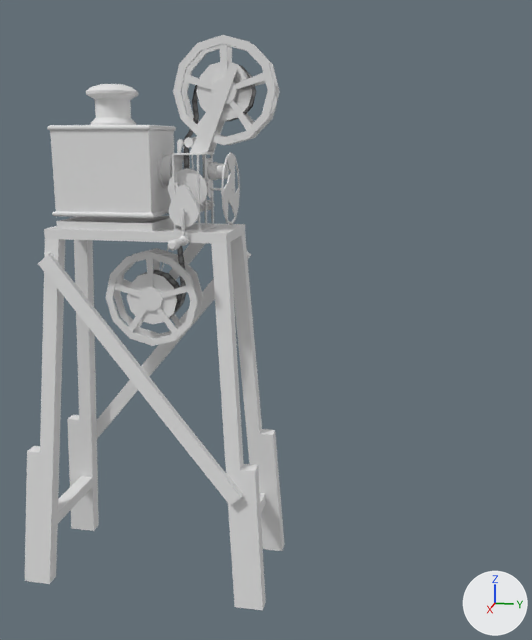
The FBX model Assets/StaticMeshes/Amalie/Projector/SM_Projector.fbx as it was, and as the next commit left it.
The view is the same before and after, from a camera (50 mm lens) standing at (1.44, 0.536, 0.944) and looking at (-0.013, 0.246, 0.581). The axes (+X, +Y, +Z) are drawn at lower right. The lights are the same throughout. Where no turn or scale is listed for an object, it has been applied to the vertices. Vertices at the same position are counted once.

Names of what the first picture shows: 'SM_Projector'.
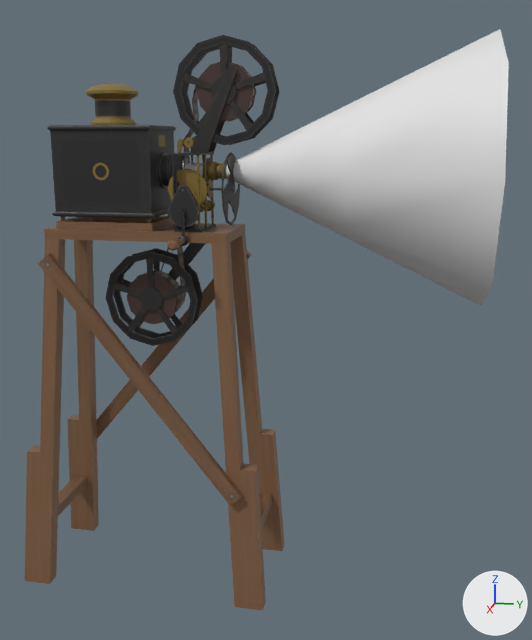
The change, as a list of edits to the scene's bpy script:
```text
Add img_tx_projector_c_png:
    img_tx_projector_c_png = load_image('TX_Projector_C.png', '../_Textures/TX_Projector_C.png', 2048, 2048, 'sRGB')
Change mat_metalmat:
    remove mat_metalmat.base_color = (0.8, 0.8, 0.8)  # white #e7e7e7
    add mat_metalmat.texture = img_tx_projector_c_png
Add mat_volumetriclight:
    mat_volumetriclight = principled_material('VolumetricLight')
    mat_volumetriclight.base_color = (0.8, 0.8, 0.8)  # white #e7e7e7
Change me_cube_009:
    used by ob_sm_projector; location = (0.0, 0.0, 0.0)
    remove me_cube_009.from_pydata(...)  # 2276 vertices, 2046 faces; spans x -0.13..0.161, y -0.268..0.271, z 0.0..1.132
    add me_cube_009.from_pydata(...)  # 2210 vertices, 1871 faces; spans x -0.25..0.25, y -0.268..0.669, z 0.0..1.133
    me_cube_009 part 1: 36 vertices moved from x -0.043..0.075, y 0.086..0.132, z 0.801..0.949 to x -0.043..0.086, y 0.085..0.133, z 0.799..0.95; 191 vertices removed from x -0.038..0.075, y 0.074..0.183, z 0.747..1.032; 133 vertices added at x -0.25..0.25, y 0.007..0.669, z 0.62..1.133
    me_cube_009 part 2: 24 vertices removed from x -0.122..0.122, y -0.259..-0.197, z 0.125..0.15; 8 vertices added at x -0.092..0.092, y -0.244..-0.212, z 0.125..0.15
    me_cube_009 part 3: 24 vertices removed from x -0.122..0.122, y 0.198..0.259, z 0.125..0.15; 8 vertices added at x -0.092..0.092, y 0.213..0.244, z 0.125..0.15
    me_cube_009 part 4: 1506 kept faces spanning x -0.13..0.161, y -0.247..0.271, z 0.229..1.132 get new texture (UV) coordinates
    me_cube_009 part 5: 76 faces spanning x -0.043..-0.038, y -0.006..0.133, z 0.606..0.95 switch from mat_metalmat (white #e7e7e7) to mat_35mmfilmmat (picture img_tx_projectorscrolling_c_png)
    add me_cube_009.materials.append(mat_volumetriclight)  # white #e7e7e7
```

Pixel boxes [x1, y1, x2, y2] of what changed, in the pictures (532 x 640 px; the box of a moved part takes in the faces that stretch with it):
'SM_Projector', surface changed, reshaped (86% wider): before [25, 35, 285, 610]; after [25, 29, 509, 610]
part 1 of me_cube_009, moved or reshaped: before [172, 70, 237, 231]; after [127, 29, 509, 324]
part 2 of me_cube_009, cut back: before [25, 417, 99, 584]; after [58, 476, 87, 516]
part 3 of me_cube_009, cut back: before [226, 431, 285, 610]; after [260, 493, 272, 528]
part 4 of me_cube_009, surface changed: [28, 35, 280, 505] in both
part 5 of me_cube_009, recoloured: before [161, 137, 211, 269]; after [161, 136, 215, 269]
